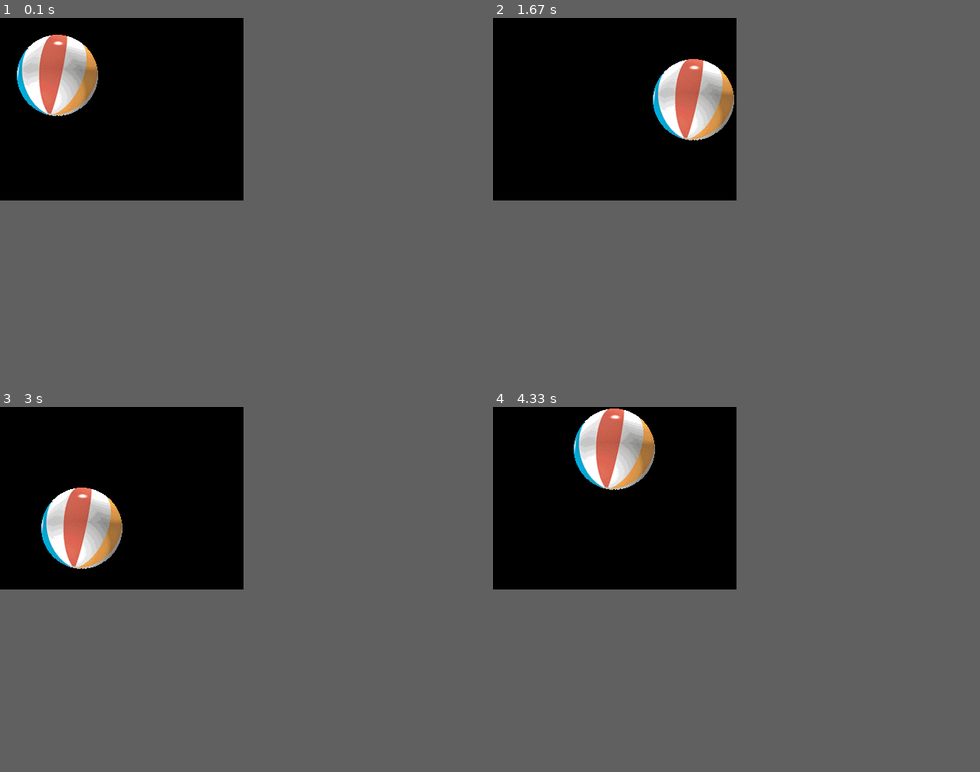
Above: before the commit, frames 1-4 (two rows, left to right).
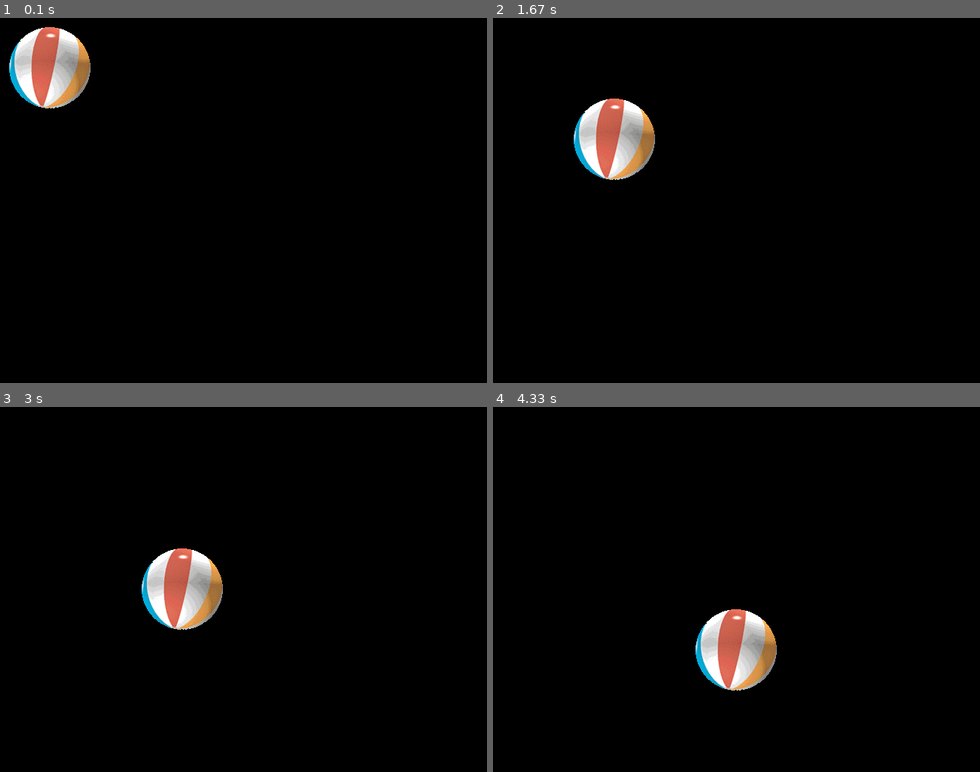
Above: after the commit, the same moments.

Repository: NathanKr/pygame-playground
Game: pygame game, started from first_tutorial.py
Two runs of this game, one before a commit and one after it. Both use one fixed random seed, a clock stepped at 60 frames per second and the inputs below.
Inputs:
- Up to frame 1 (0.1 s): no input
- Up to frame 2 (1.67 s): no input
- Up to frame 3 (3 s): no input
- Up to frame 4 (4.33 s): no input
The window is 320x240 before the commit and 640x480 after it. Grey fills any space a smaller window leaves; there, only what the larger window draws over its background counts as a difference.

The runs differ from the first frame. In frame 1, 2.6% of the frame differs, in the area x 1-21%, y 2-27%; in frame 2, 5.8%, in the area x 16-50%, y 11-45%; in frame 3, 5.8%; in frame 4, 5.8%.

Commit message:
in code comments

Diff:
--- a/first_tutorial.py
+++ b/first_tutorial.py
@@ -1,24 +1,40 @@
+# https://www.pygame.org/docs/tut/PygameIntro.html
 import sys, pygame
 
 pygame.init()
-size = width, height = 320, 240
-speed = [2, 2]
+size = width, height = 640, 480
+pos_ofset = [1, 1]
 black = 0, 0, 0
+
+# set_mode Initialize a window or screen for display. return Surface
 screen = pygame.display.set_mode(size)
+#  ball is type Surface : https://www.pygame.org/docs/ref/surface.html
 ball = pygame.image.load("intro_ball.gif")
+# ballreact is type Rect : Rect(left, top, width, height)
+# https://www.pygame.org/docs/ref/rect.html
 ballrect = ball.get_rect()
 
 while 1:
     for event in pygame.event.get():
-        if event.type == pygame.QUIT: sys.exit()
+        if event.type == pygame.QUIT:
+            sys.exit()
 
-    ballrect = ballrect.move(speed)
+    # move return new Rect , https://www.pygame.org/docs/ref/rect.html#pygame.Rect.move
+    ballrect = ballrect.move(pos_ofset)
     if ballrect.left < 0 or ballrect.right > width:
-        speed[0] = -speed[0]
+        pos_ofset[0] = -pos_ofset[0]
 
     if ballrect.top < 0 or ballrect.bottom > height:
-        speed[1] = -speed[1]
+        pos_ofset[1] = -pos_ofset[1]
 
+    # fill Surface with a solid color , fill(color, rect=None, special_flags=0) -> Rect
+    # https://www.pygame.org/docs/ref/surface.html#pygame.Surface.fill
     screen.fill(black)
+
+    # draw one image onto another blit(source, dest, area=None, special_flags=0) -> Rect
+    # https://www.pygame.org/docs/ref/surface.html#pygame.Surface.blit
     screen.blit(ball, ballrect)
+
+    # https://www.pygame.org/docs/ref/display.html#pygame.display.flip
+    # Update the full display Surface to the screen . flip() -> None
     pygame.display.flip()
